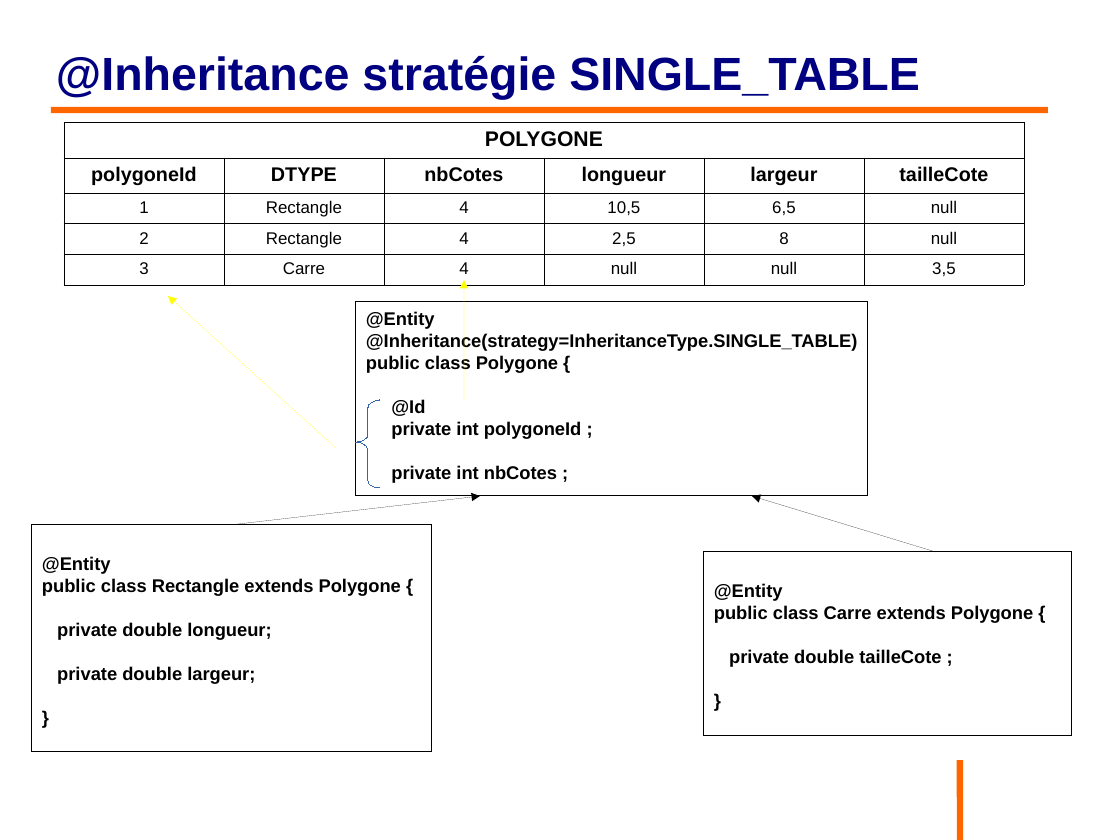
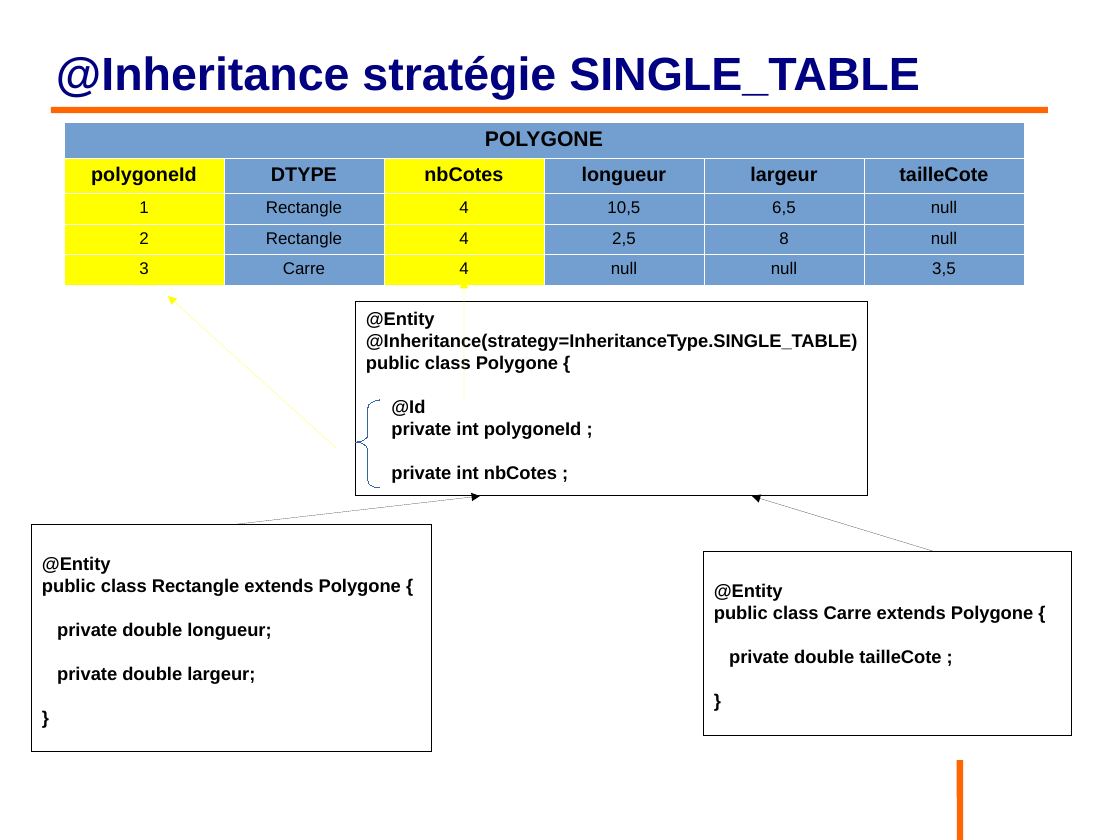
Before and after one commit to philphils/formation-hibernate-basique, a slide deck: slide 64 of Documentation/diapo_formation_hibernate.odp. Drawn at 1120x840 pixels with LibreOffice and Linux fonts; fonts in the diff are those of the drawing; background and template pictures are left out. Boxes give left, top, right and bottom in pixels: in the first picture for what was removed or moved away, otherwise in the second. Text is boxed around its words. In the diff, an @@ line names an element or a change of style, - is before the commit and + after.

```diff
--- a/Documentation/diapo_formation_hibernate.odp
+++ b/Documentation/diapo_formation_hibernate.odp
@@ table at (64, 122, 1022, 280) @@
@@ fill none to #729FCF in 17 cells @@
@@ fill none to #FFFF00 in 8 cells @@
@@ borders changed @@
```
Also in this commit, not shown: 22 other slides changed.
